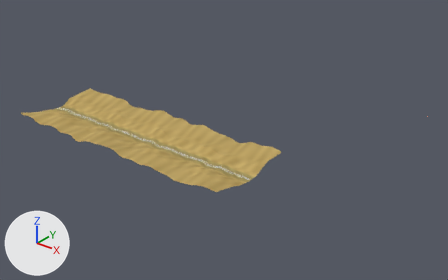
An edit to the Blender file tools/blender/scenes/napa.blend, drawn before and after from the same camera.
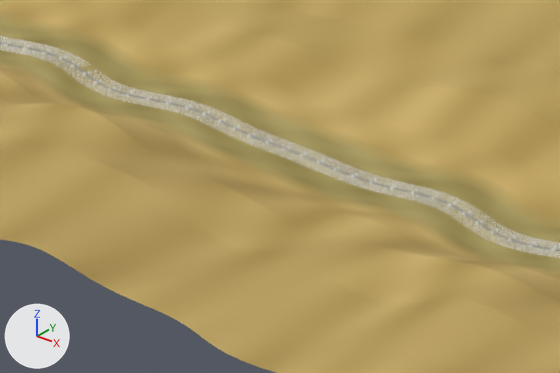
The first picture shows the older version from a camera (50 mm lens) standing at (17141.0, -12103.0, 8573.0) and looking at (6388.0, 1339.0, 239.0). The close-ups show the older and then the newer version on the part from 32% to 48% of the width and 48% to 65% of the height of that picture. Only the edits that show in the close-ups are written down. Every picture has the same lights, and +X, +Y and +Z are marked at lower left.

The older version as bpy lines, for what is in view:
```python
me_land_004 = bpy.data.meshes.new('Land_004')
me_land_004.from_pydata(...)  # 2751 vertices, 2040 faces; spans x 3717.0..4944.0, y -1496.0..1575.0, z 81.0..429.0
me_land_004.materials.append(mat_land)
me_land_005 = bpy.data.meshes.new('Land_005')
me_land_005.from_pydata(...)  # 2654 vertices, 1984 faces; spans x 4506.0..5704.0, y -1505.0..1561.0, z 86.0..377.0
me_land_005.materials.append(mat_land)
me_trellisedvines_025 = bpy.data.meshes.new('TrellisedVines_025')
me_trellisedvines_025.from_pydata(...)  # 2304 vertices, 576 faces; spans x 5926.0..6171.0, y -39.0..82.0, z 96.0..101.0
me_trellisedvines_025.materials.append(mat_trellisedvines)
ob_land_004 = bpy.data.objects.new('Land_004', me_land_004)
ob_land_004.location = (0.0, 0.0, 0.0)
ob_land_005 = bpy.data.objects.new('Land_005', me_land_005)
ob_land_005.location = (0.0, 0.0, 0.0)
ob_trellisedvines_025 = bpy.data.objects.new('TrellisedVines_025', me_trellisedvines_025)
ob_trellisedvines_025.location = (0.0, 0.0, 0.0)
# also in view: 'TrellisedVines_029' at (6998.0, 7.0, 105.0); 'Land_006' at (6266.0, 43.0, 226.0); 'Land_008' at (7873.0, 29.0, 274.0); 'Land_007' at (7136.0, 32.0, 250.0); 'TrellisedVines_026' at (6291.0, 35.0, 100.0)
```
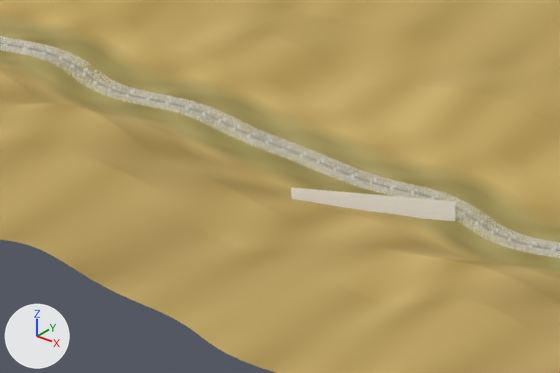
Where the change shows, as pixel boxes (x1, y1, x2, y2) in the close-ups (560 x 373 px):
'NapaRange_026', added: after (291, 188, 455, 221)

The change, as a list of edits to the scene's bpy script:
```text
Add mat_naparange:
    mat_naparange = bpy.data.materials.new('NapaRange')
    mat_naparange.use_nodes = True; mat_naparange.node_tree.nodes.clear()
    _N = mat_naparange.node_tree.nodes; _L = mat_naparange.node_tree.links
    n0 = _N.new('ShaderNodeBsdfPrincipled'); n0.name = 'Principled BSDF'
    n0.inputs[2].default_value = 0.85  # 'Roughness'
    n1 = _N.new('ShaderNodeOutputMaterial'); n1.name = 'Material Output'
    n2 = _N.new('ShaderNodeVertexColor'); n2.name = 'Color Attribute'
    n2.layer_name = 'Color'
    _L.new(n0.outputs[0], n1.inputs[0])  # 'BSDF' to 'Surface'
    _L.new(n2.outputs[0], n0.inputs[0])  # 'Color' to 'Base Color'
Add me_naparange_026:
    me_naparange_026.from_pydata(...)  # 4 vertices, 1 face; spans x 6144.0..6695.0, y -322.0..-23.0, z 47.0..187.0
    me_naparange_026.materials.append(mat_naparange)
Add ob_naparange_026:
    ob_naparange_026 = bpy.data.objects.new('NapaRange_026', me_naparange_026)
    ob_naparange_026.location = (0.0, 0.0, 0.0)
```
